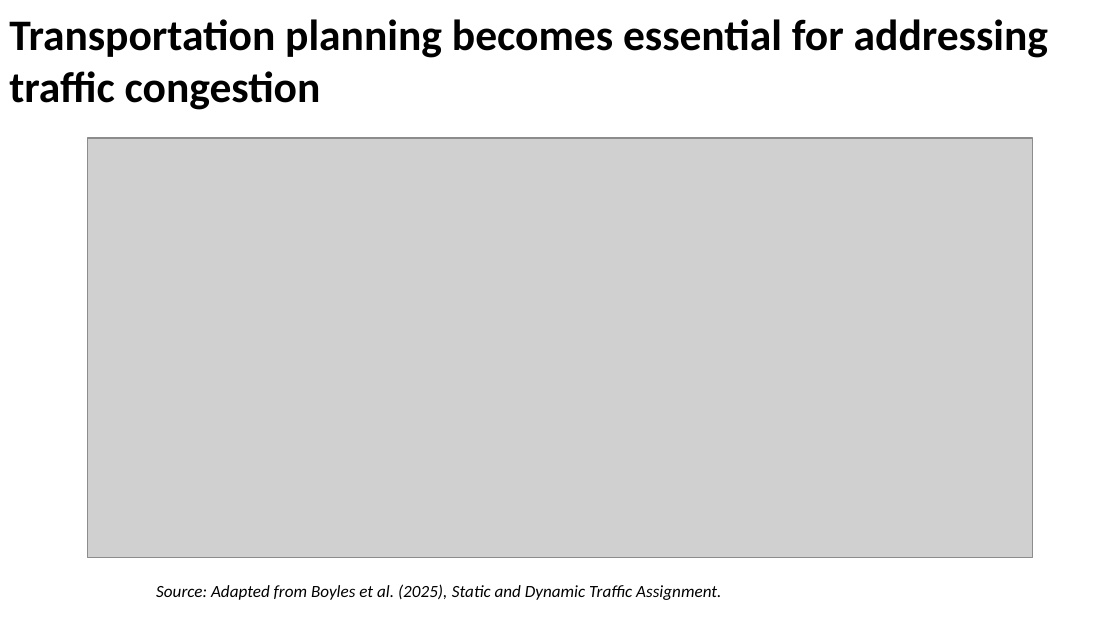
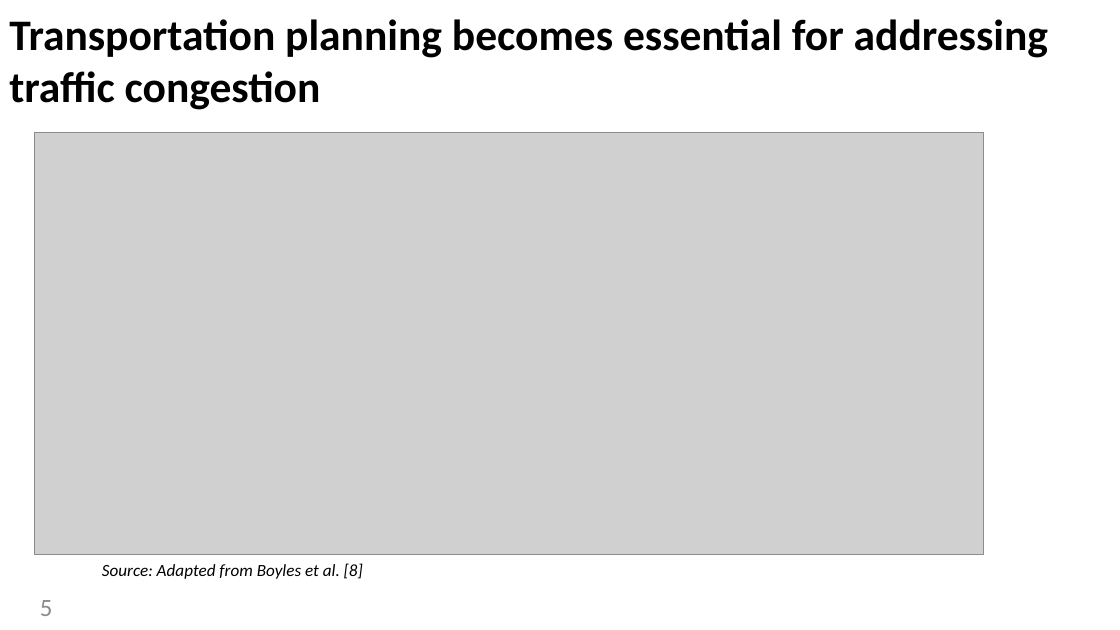
Before and after one commit to MiguelDonado/TFM_TraSIrr, a slide deck: slide 5 of presentation/Thesis_Defense.pptx (slide 4 before the commit). Drawn at 1120x630 pixels with LibreOffice and Linux fonts; fonts in the diff are those of the drawing; grey boxes stand for pictures. Boxes give left, top, right and bottom in pixels: in the first picture for what was removed or moved away, otherwise in the second. Text is boxed around its words. In the diff, an @@ line names an element or a change of style, - is before the commit and + after.

```diff
--- a/presentation/Thesis_Defense.pptx
+++ b/presentation/Thesis_Defense.pptx
@@ picture: place and size @@
-picture at bbox=[87, 138, 1033, 558]
+picture at bbox=[34, 133, 983, 556]
@@ text at bbox=[102, 563, 363, 579]: text changed @@
-Source: Adapted from Boyles et al. (2025), Static and Dynamic Traffic Assignment.
+Source: Adapted from Boyles et al. [8]
@@ page number added at bbox=[40, 600, 53, 616], 16 pt, text #8C8C8C @@
+5
```
Also in this commit, not shown: 19 other slides changed, 26 slides added, 4 slides removed, 11 other files.
